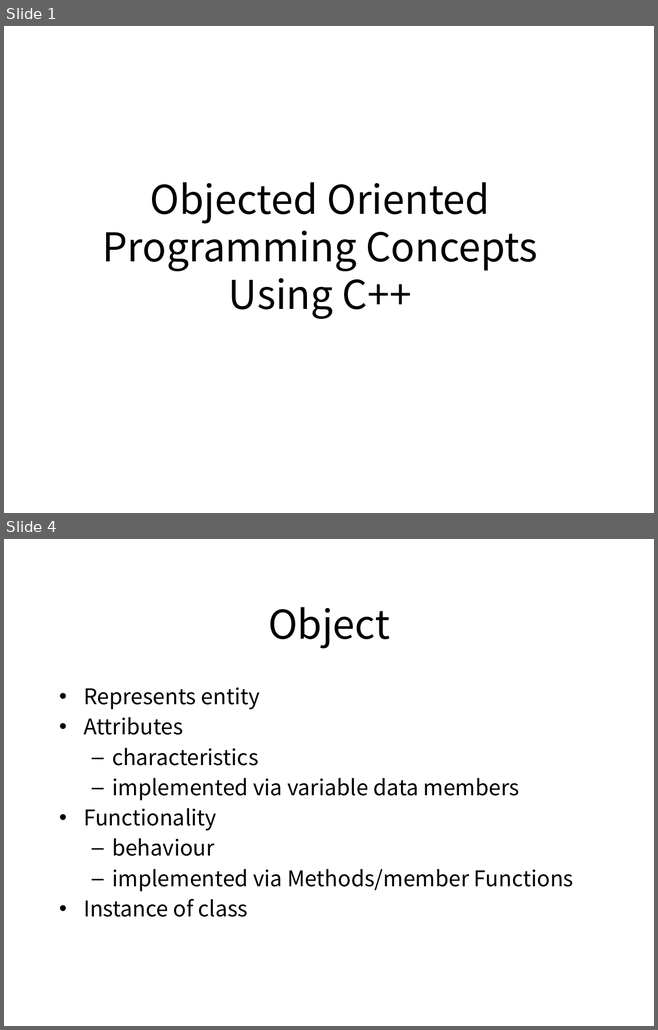
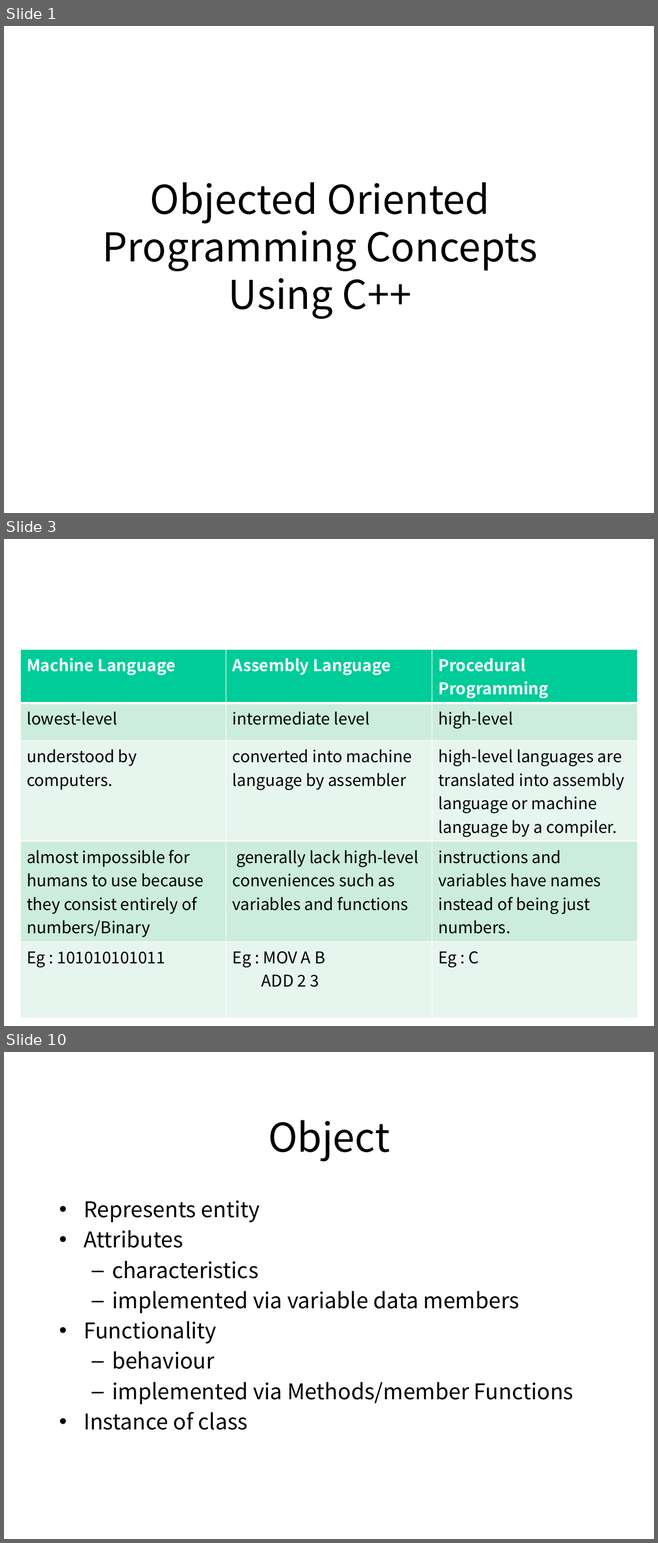
Before and after one commit to pankajfri/Training-Materials, a slide deck: Objected Oriented Programming Concepts Using C++ & Data Structures/OOPs with C++.pptx. Shown one above the other, each under a label of ours: slides 1 and 4 before the commit, slides 1, 3 and 10 after it; the slides between them are not shown. The pictures are 658x1030 and 658x1543 pixels, drawn with LibreOffice and Linux fonts; fonts in the diff are those of the drawing; background and template pictures are left out. Boxes give left, top, right and bottom in pixels: in the first picture for what was removed or moved away, otherwise in the second. Text is boxed around its words. In the diff, an @@ line names an element or a change of style, - is before the commit and + after.

```diff
--- a/Objected Oriented Programming Concepts Using C++ & Data Structures/OOPs with C++.pptx
+++ b/Objected Oriented Programming Concepts Using C++ & Data Structures/OOPs with C++.pptx
@@ slide 3 added at (4,539,654,1026), background #FFFFFF @@
@@ table added at (20,649,638,990), 5 rows, 3 columns @@
+Machine Language | Assembly Language | Procedural Programming
+lowest-level | intermediate level | high-level
+understood by computers. | converted into machine language by assembler | high-level languages are translated into assembly language or machine language by a compiler.
+almost impossible for humans to use because they consist entirely of numbers/Binary | generally lack high-level conveniences such as variables and functions | instructions and variables have names instead of being just numbers.
+Eg : 101010101011 | Eg : MOV A B / ADD 2 3 | Eg : C
@@ what was slide 4 is now slide 10 @@
```
Also in this commit, not shown: 2 slides changed, 5 other slides added, 6 other files.
